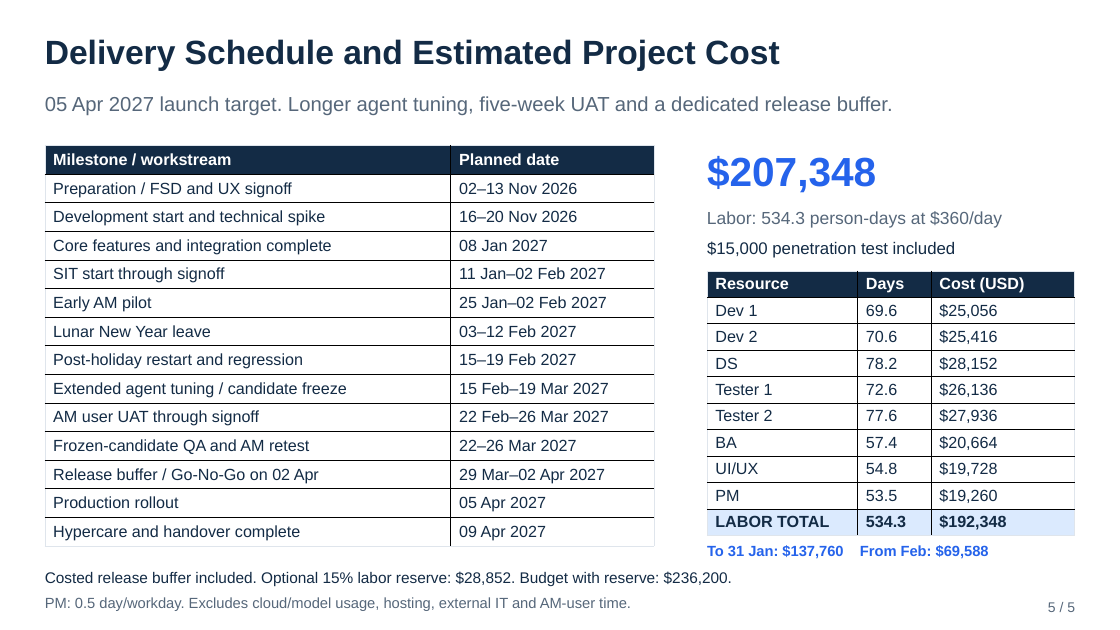
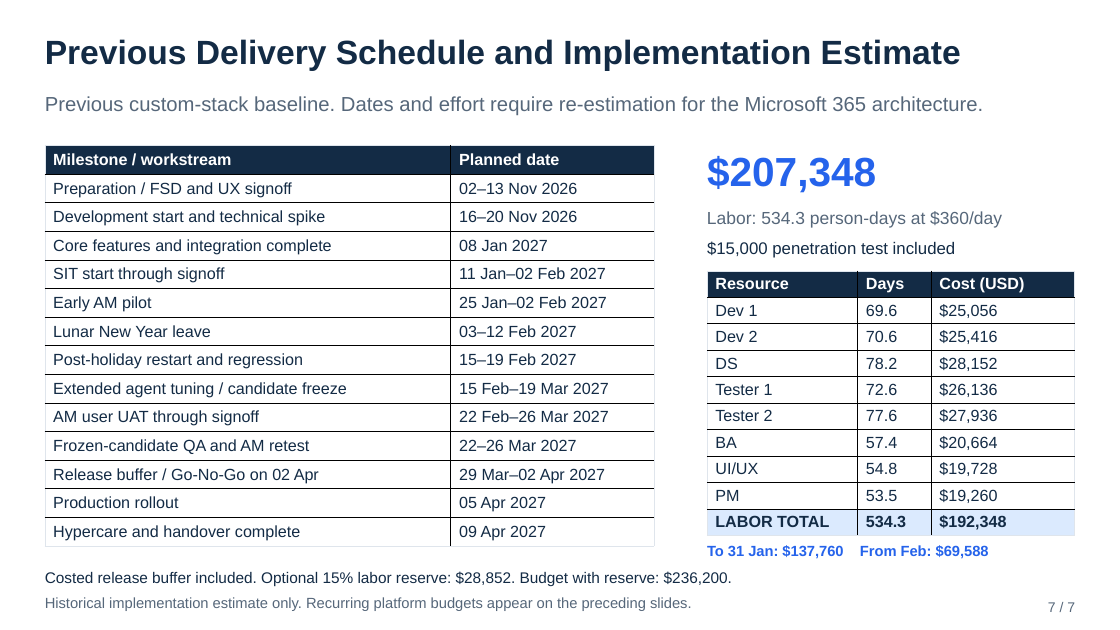
Before and after one commit to realAaronWu/aam, a slide deck: slide 7 of docs/presentations/aam-project-overview-mvp.pptx (slide 5 before the commit). Drawn at 1120x630 pixels with LibreOffice and Linux fonts; fonts in the diff are those of the drawing. Boxes give left, top, right and bottom in pixels: in the first picture for what was removed or moved away, otherwise in the second. Text is boxed around its words. In the diff, an @@ line names an element or a change of style, - is before the commit and + after.

Commit message:
docs: update AAM deck with Microsoft 365 architecture and platform costs

```diff
--- a/docs/presentations/aam-project-overview-mvp.pptx
+++ b/docs/presentations/aam-project-overview-mvp.pptx
@@ text at (45, 39, 961, 70): text changed @@
-Delivery Schedule and Estimated Project Cost
+Previous Delivery Schedule and Implementation Estimate
@@ text at (45, 96, 983, 115): text changed @@
-05 Apr 2027 launch target. Longer agent tuning, five-week UAT and a dedicated release buffer.
+Previous custom-stack baseline. Dates and effort require re-estimation for the Microsoft 365 architecture.
@@ text at (45, 597, 692, 611): text changed @@
-PM: 0.5 day/workday. Excludes cloud/model usage, hosting, external IT and AM-user time.
+Historical implementation estimate only. Recurring platform budgets appear on the preceding slides.
@@ text at (1048, 602, 1075, 612): text changed @@
-5 / 5
+7 / 7
```
Also in this commit, not shown: 1 other slide changed, 5 slides added, 3 slides removed.
